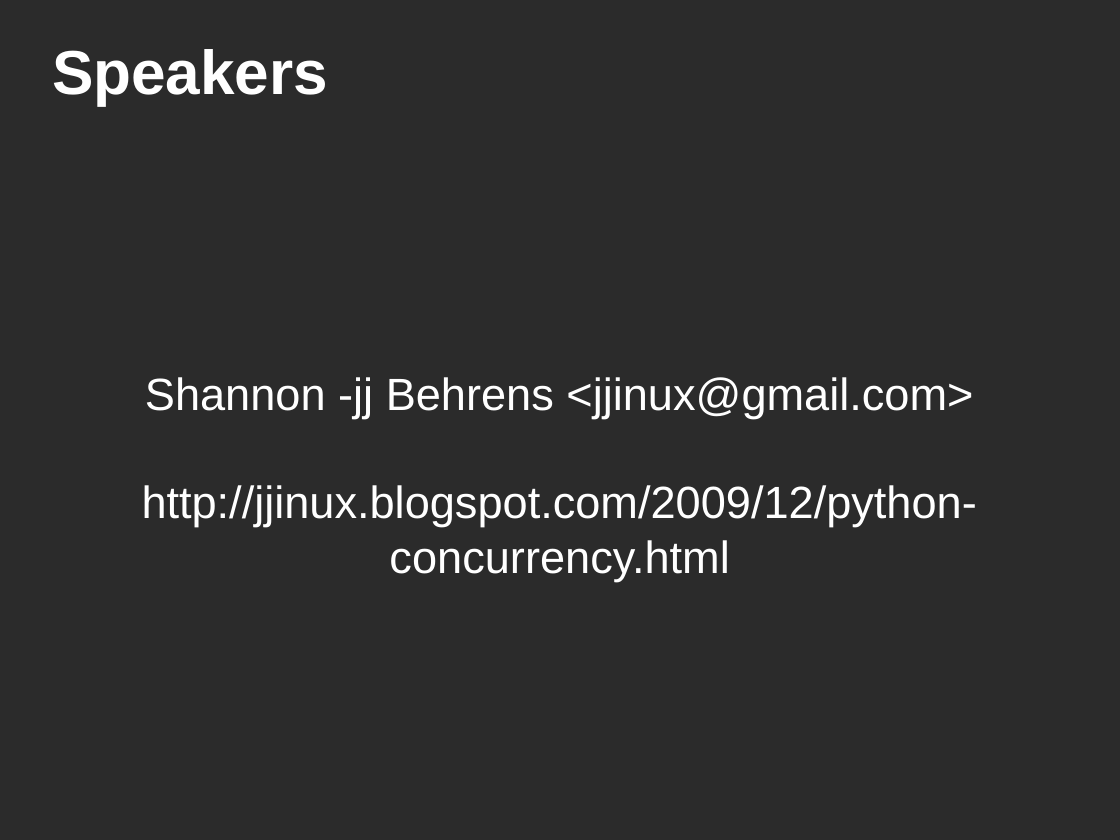
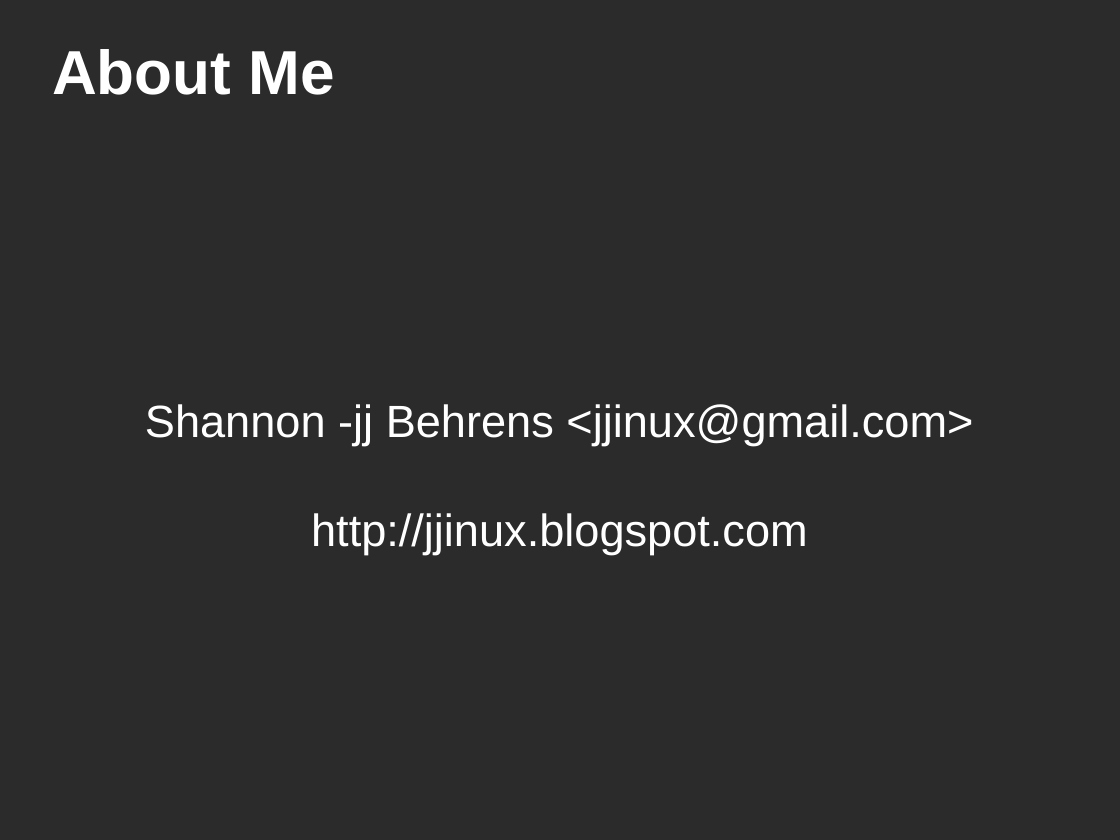
Before and after one commit to jjinux/concurrency-200912, a slide deck: slide 3 of slides.odp. Drawn at 1120x840 pixels with LibreOffice and Linux fonts; fonts in the diff are those of the drawing; background and template pictures are left out; a plain dark background stands for a picture behind light text. Boxes give left, top, right and bottom in pixels: in the first picture for what was removed or moved away, otherwise in the second. Text is boxed around its words. In the diff, an @@ line names an element or a change of style, - is before the commit and + after.

```diff
--- a/slides.odp
+++ b/slides.odp
@@ title at (52, 49, 334, 95): text changed @@
-Speakers
+About Me
@@ subtitle at (311, 513, 808, 554): text changed @@
-http://jjinux.blogspot.com/2009/12/python-concurrency.html
+http://jjinux.blogspot.com
```
Also in this commit, not shown: 12 other slides changed, 1 other file.
